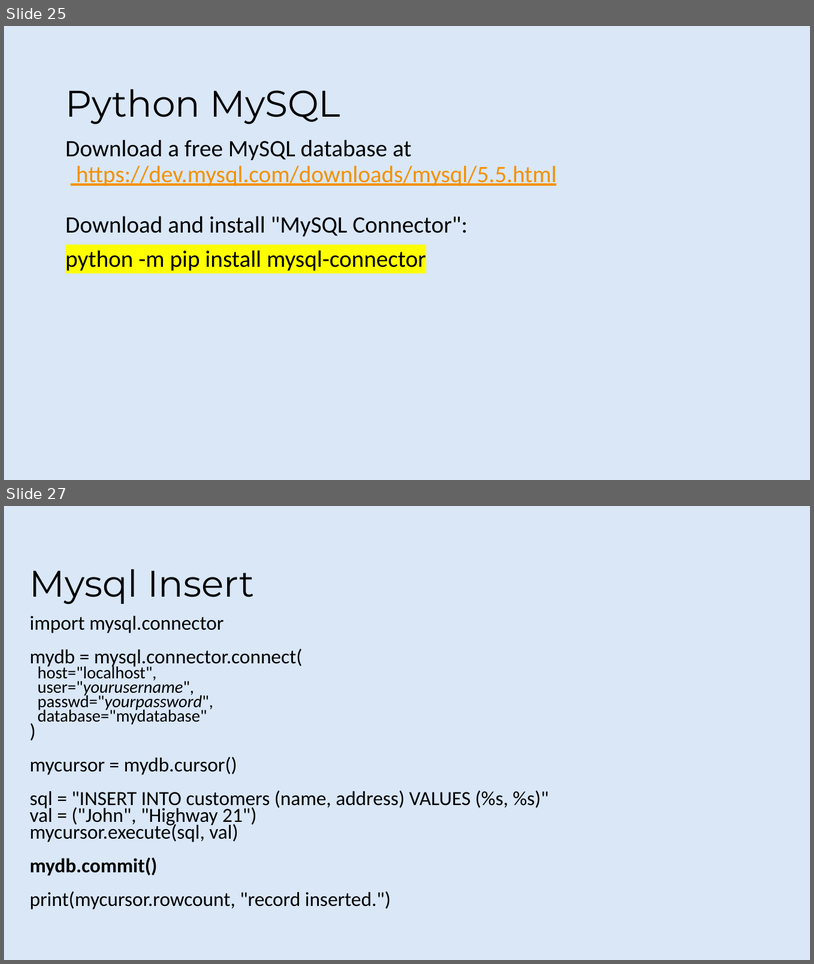
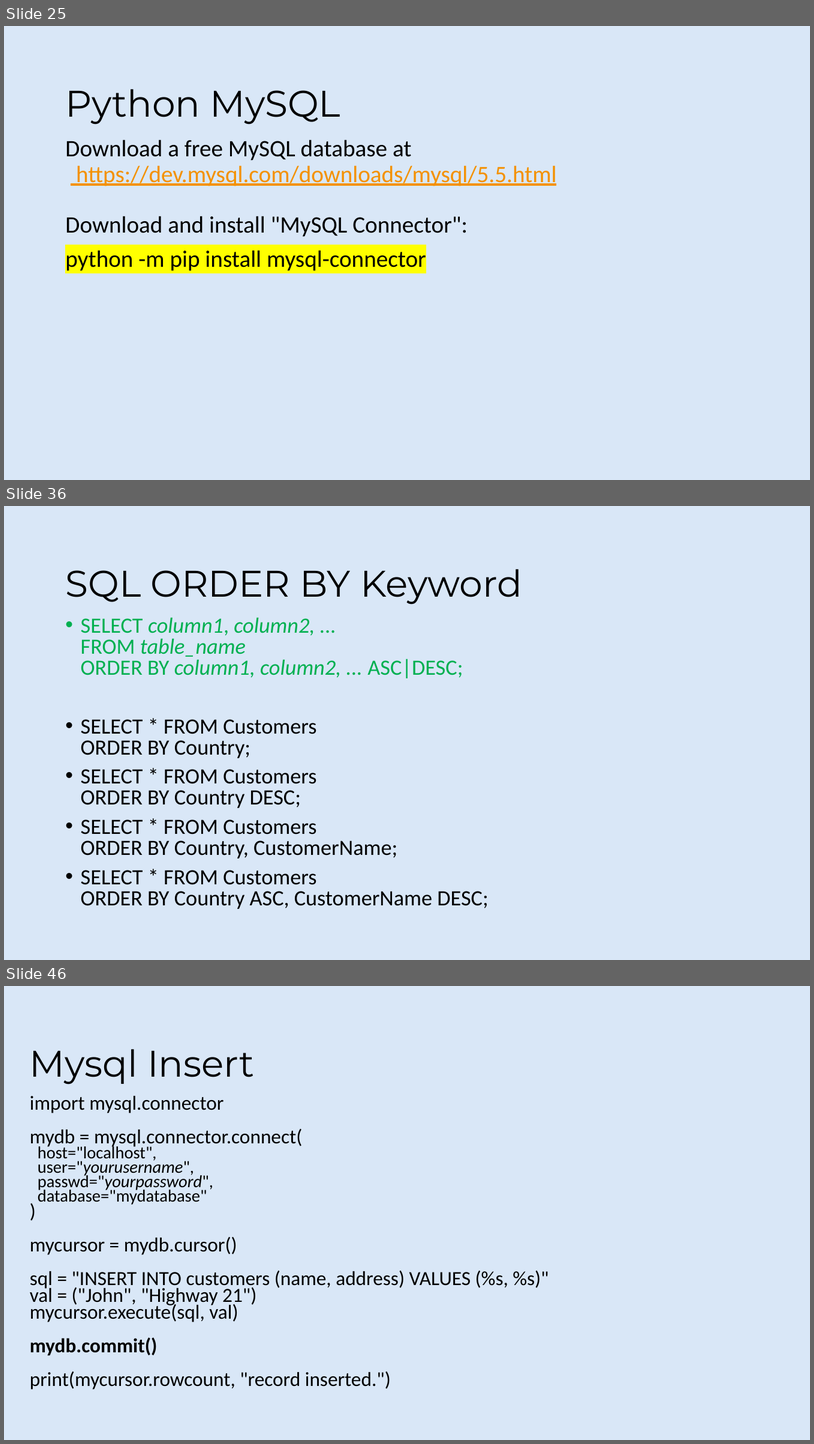
Before and after one commit to rafie-tarabay/BUE, a slide deck: Python.pptx. Shown one above the other, each under a label of ours: slides 25 and 27 before the commit, slides 25, 36 and 46 after it; the slides between them are not shown. The pictures are 814x964 and 814x1444 pixels, drawn with LibreOffice and Linux fonts; fonts in the diff are those of the drawing; background and template pictures are left out. Boxes give left, top, right and bottom in pixels: in the first picture for what was removed or moved away, otherwise in the second. Text is boxed around its words. In the diff, an @@ line names an element or a change of style, - is before the commit and + after.

```diff
--- a/Python.pptx
+++ b/Python.pptx
@@ slide 36 added at (x1=4, y1=506, x2=810, y2=960), background #D9E7F7 @@
@@ title added at (x1=65, y1=569, x2=522, y2=604), 44 pt, text #000000 @@
+SQL ORDER BY Keyword
@@ text added at (x1=81, y1=617, x2=488, y2=909), 25.9 pt, text #000000 @@
+• SELECT column1, column2, ...
+  FROM table_name
+  ORDER BY column1, column2, ... ASC|DESC;
+• SELECT * FROM Customers
+  ORDER BY Country;
+• SELECT * FROM Customers
+  ORDER BY Country DESC;
+• SELECT * FROM Customers
+  ORDER BY Country, CustomerName;
+• SELECT * FROM Customers
+  ORDER BY Country ASC, CustomerName DESC;
@@ what was slide 27 is now slide 46 @@
```
Also in this commit, not shown: 1 slide changed, 18 other slides added.
